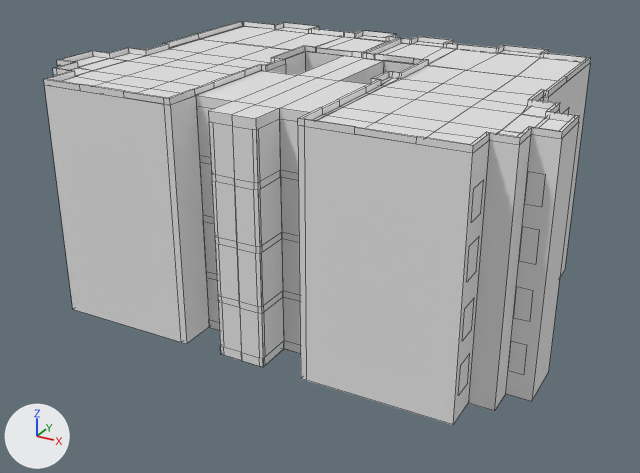
One commit to the FBX model src/Assets/3D Assets/Models/RH.fbx: the scene before it, then after it.
Camera for both pictures: a 50 mm camera at (42.0, -80.8, 33.1) aimed at (0.1, -4.7, -5.0). Every picture has the same lights, and +X, +Y and +Z are marked at lower left. Mesh edges are drawn as thin lines. Materials are left out; every surface is plain grey. Vertices at the same position are counted once.

The older version as bpy lines, for what is in view:
```python
me_cube_001 = bpy.data.meshes.new('Cube.001')
me_cube_001.from_pydata(...)  # 849 vertices, 606 faces; spans x -26.4..26.4, y -20.0..16.7, z -12.2..12.8
# faces by material slot: [444, 80, 82]
me_cube_001.materials.append(mat_concrete034)
me_cube_001.materials.append(mat_plastic005)
me_cube_001.materials.append(mat_concrete030)
ob_rh_main = bpy.data.objects.new('RH Main', me_cube_001)
ob_rh_main.location = (0.0, 0.0, 0.0)
```
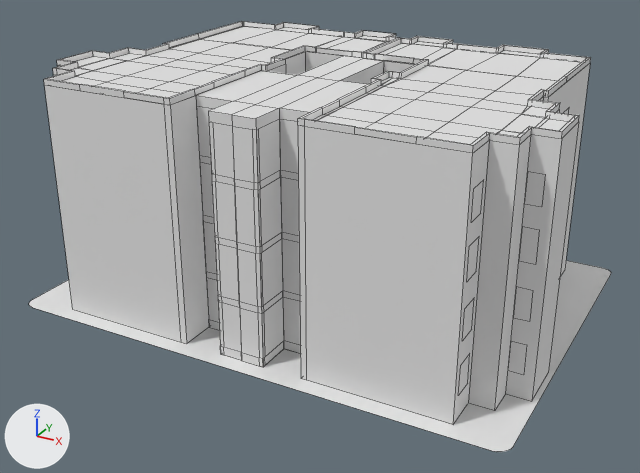
Diff of the bpy script that builds the scene:
```diff
--- a/src/Assets/3D Assets/Models/RH.fbx.py
+++ b/src/Assets/3D Assets/Models/RH.fbx.py
@@ me_cube_001 @@
 # used by ob_rh_main; location = (0.0, 0.0, 0.0)
-me_cube_001.from_pydata(...)  # 849 vertices, 606 faces; spans x -26.4..26.4, y -20.0..16.7, z -12.2..12.8
+me_cube_001.from_pydata(...)  # 873 vertices, 607 faces; spans x -27.0..27.0, y -21.8..17.6, z -12.2..12.8
+# me_cube_001 part 1: a new loose piece of 24 vertices spanning x -27.0..27.0, y -21.8..17.6, z -12.2
```

Pixel boxes [x1, y1, x2, y2] of what changed, in the pictures (640 x 473 px):
'RH Main', reshaped (6% wider, 7% taller): before [44, 21, 591, 425]; after [29, 21, 611, 452]
part 1 of me_cube_001, added: after [29, 260, 611, 452]
